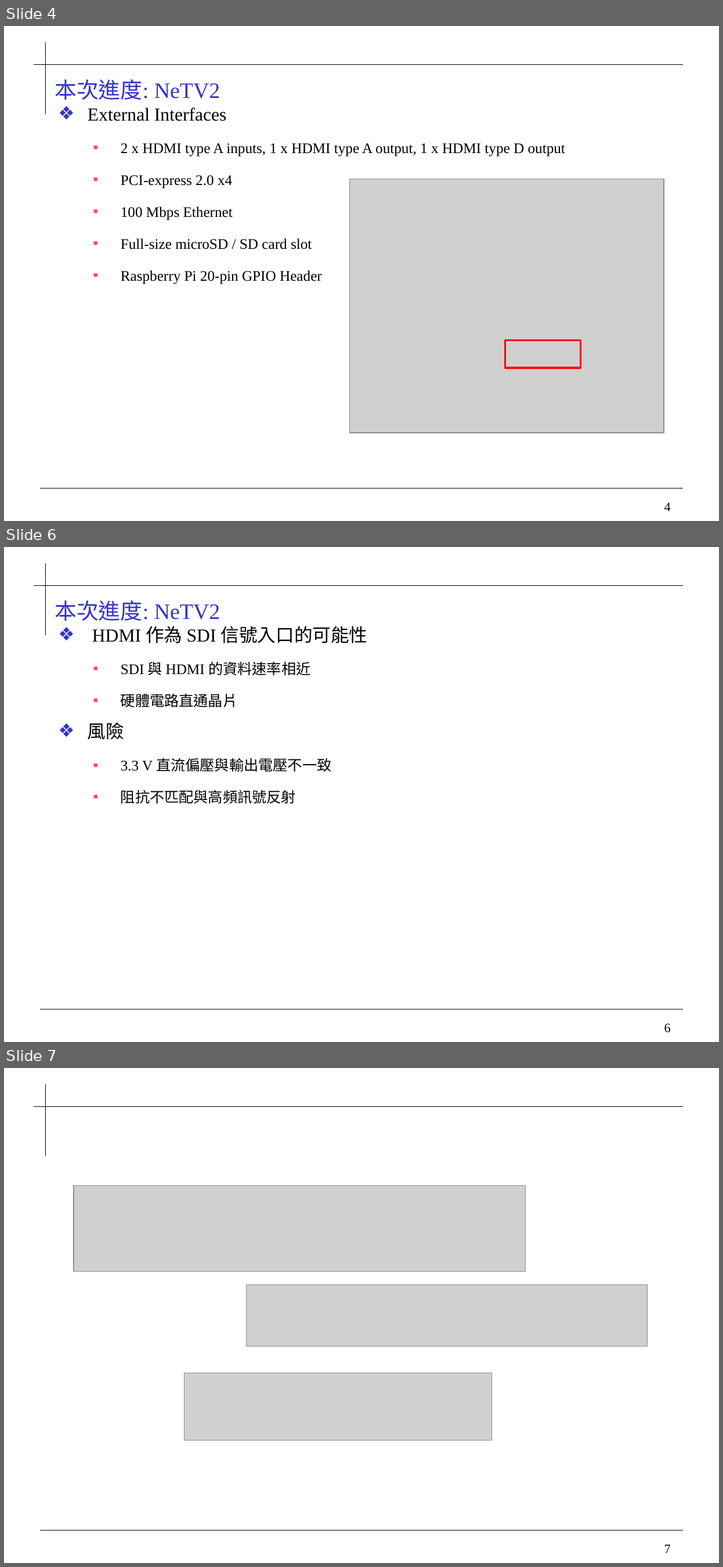
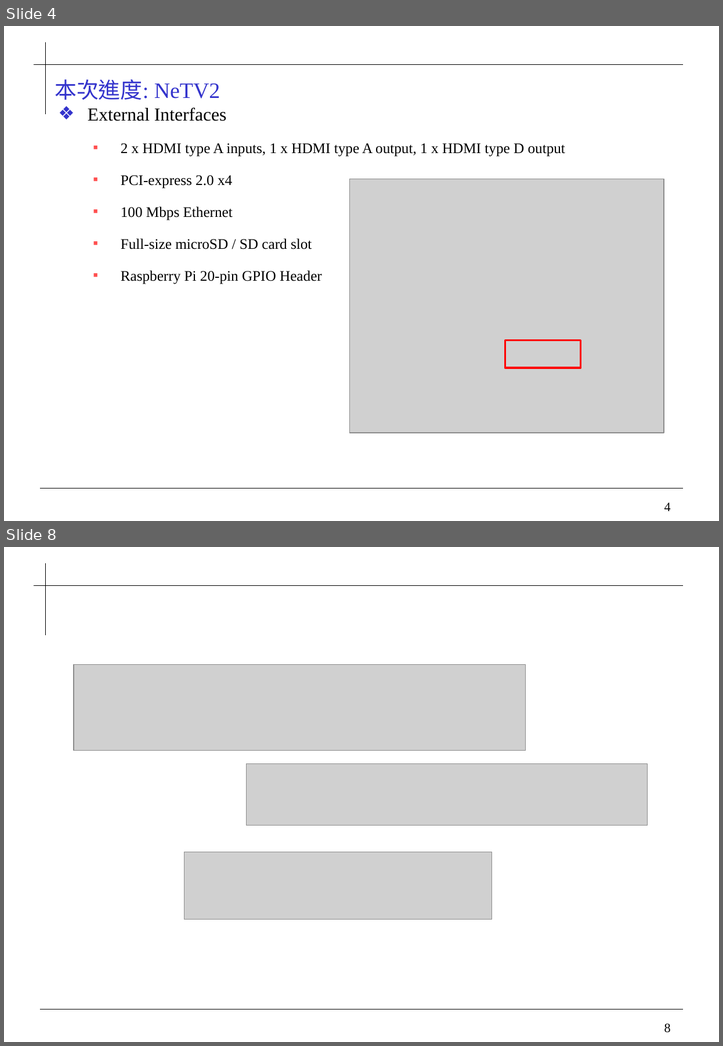
Before and after one commit to 0ilasis0/home, a slide deck: Onyx_進度報告_1020.pptx. Shown one above the other, each under a label of ours: slides 4, 6 and 7 before the commit, slides 4 and 8 after it; the slides between them are not shown. The pictures are 723x1567 and 723x1046 pixels, drawn with LibreOffice and Linux fonts; fonts in the diff are those of the drawing; grey boxes stand for pictures; background and template pictures are left out. Boxes give left, top, right and bottom in pixels: in the first picture for what was removed or moved away, otherwise in the second. Text is boxed around its words. In the diff, an @@ line names an element or a change of style, - is before the commit and + after.

```diff
--- a/Onyx_進度報告_1020.pptx
+++ b/Onyx_進度報告_1020.pptx
@@ slide 6 removed at bbox=[4, 547, 719, 1042], background #FFFFFF; not listed: 4 template elements that a slide beside it also shows @@
@@ title removed at bbox=[54, 600, 220, 621] @@
-本次進度: NeTV2
@@ text removed at bbox=[88, 626, 368, 803] @@
-❖ HDMI 作為 SDI 信號入口的可能性
-  ▪ SDI 與 HDMI 的資料速率相近
-  ▪ 硬體電路直通晶片
-❖ 風險
-  ▪ 3.3 V 直流偏壓與輸出電壓不一致
-  ▪ 阻抗不匹配與高頻訊號反射
@@ what was slide 7 is now slide 8 @@
@@ page number at bbox=[664, 1023, 670, 1032]: text changed @@
-7
+8
```
Also in this commit, not shown: 1 slide changed, 2 slides added, 2 other files.
